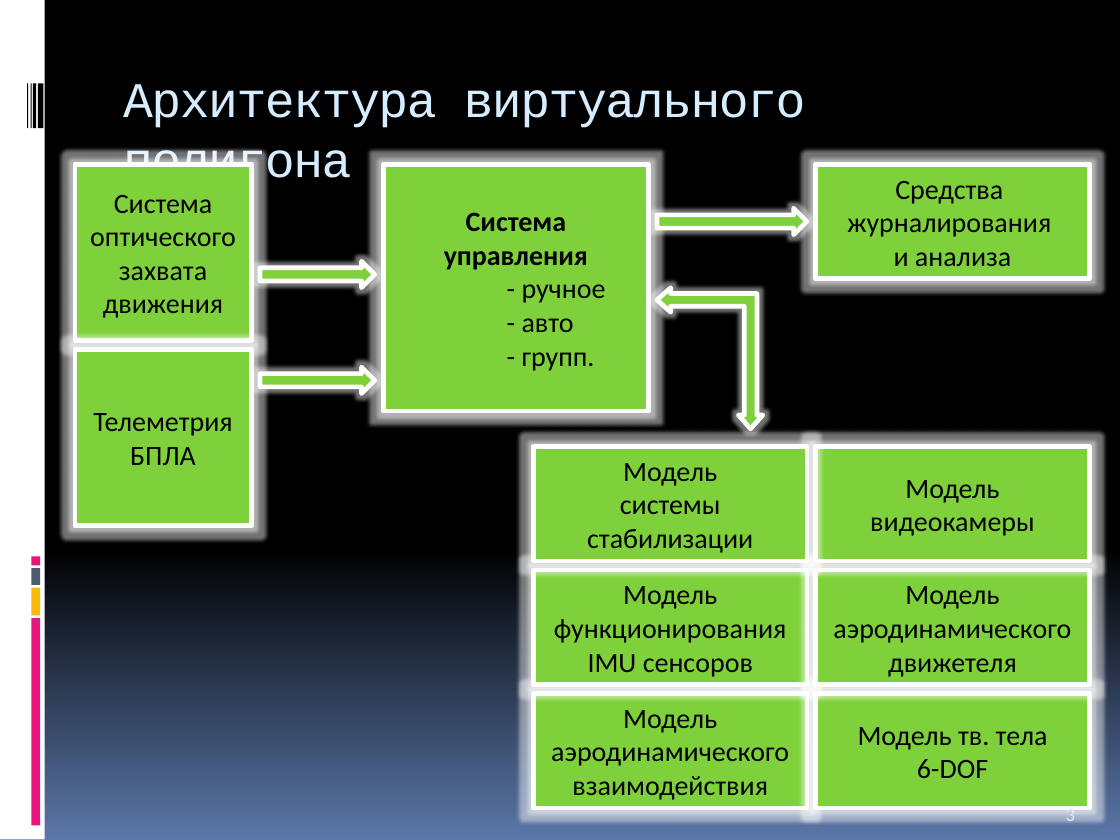
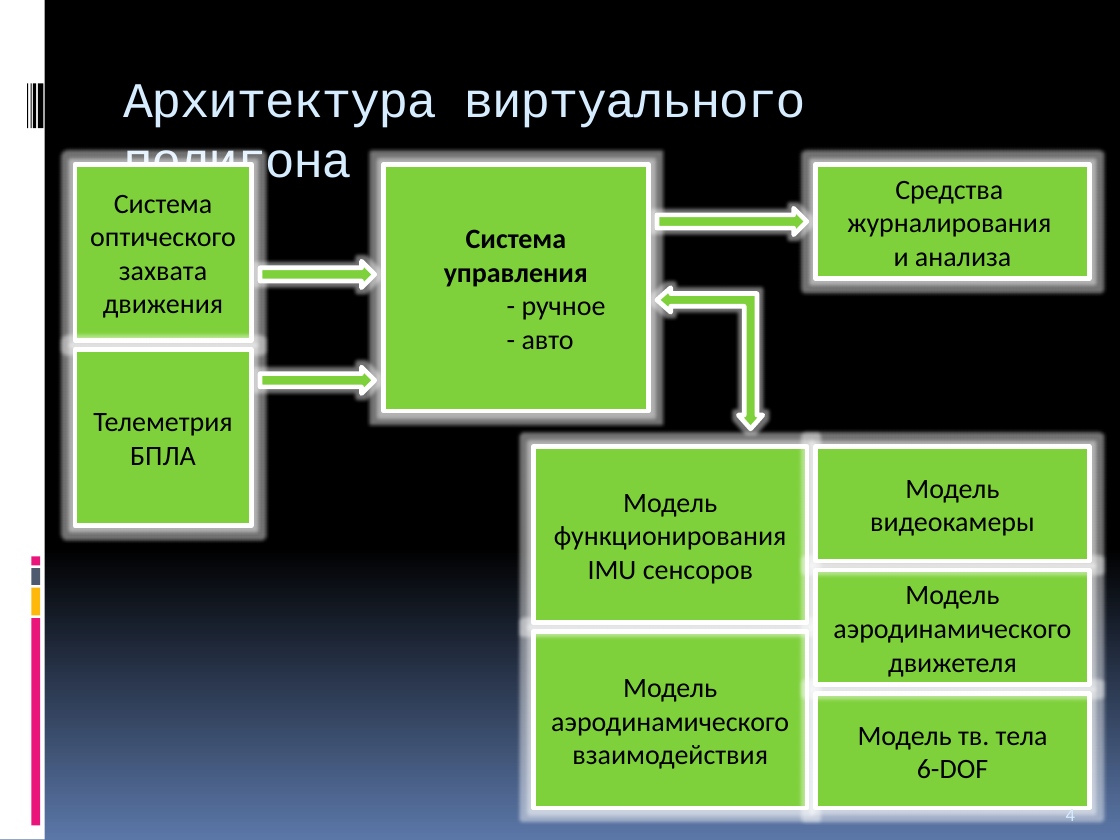
Before and after one commit to yaceq/quadro-xds, a slide deck: slide 4 of Docs/Medias2012.pptx (slide 3 before the commit). Drawn at 1120x840 pixels with LibreOffice and Linux fonts; fonts in the diff are those of the drawing. Boxes give left, top, right and bottom in pixels: in the first picture for what was removed or moved away, otherwise in the second. Text is boxed around its words. In the diff, an @@ line names an element or a change of style, - is before the commit and + after.

```diff
--- a/Docs/Medias2012.pptx
+++ b/Docs/Medias2012.pptx
@@ text in rectangle at (522, 352, 595, 371): paragraph removed @@
-- групп.
@@ rectangle "Модель функционирования IMU сенсоров": place and size @@
-rectangle "Модель функционирования IMU сенсоров" at (533, 570, 806, 684)
+rectangle "Модель функционирования IMU сенсоров" at (533, 447, 806, 623)
@@ rectangle removed at (533, 447, 806, 561) @@
-Модель
-системы стабилизации
@@ rectangle "Модель аэродинамического взаимодействия": place and size @@
-rectangle "Модель аэродинамического взаимодействия" at (533, 693, 806, 808)
+rectangle "Модель аэродинамического взаимодействия" at (533, 632, 806, 808)
@@ page number at (1066, 806, 1075, 827): text changed @@
-3
+4
```
Also in this commit, not shown: 6 other slides changed, 4 slides added, 7 slides removed, 6 other files.
